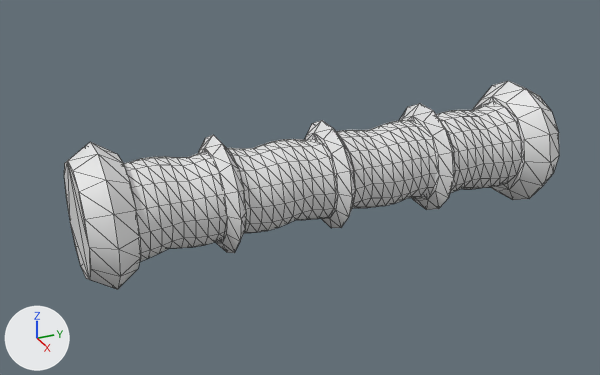
The glTF model godot/assets/waffen/modelle/einhandgriff/t2_4.glb: old version first, new version second.
One viewpoint serves both versions: a 50 mm camera at (0.2208, -0.1063, 0.1077) aimed at (-0.002, -0.006, -0.0037). The lights are fixed; the arrows at lower left show +X, +Y and +Z. The picture after the commit comes second. Mesh edges are drawn as thin lines. Vertices at exactly the same position are counted once.

The older version as bpy lines, for what is in view:
```python
me_einhandgriff_t2_4 = bpy.data.meshes.new('einhandgriff_t2_4')
me_einhandgriff_t2_4.from_pydata(...)  # 812 vertices, 1600 faces; spans x -0.022..0.022, y -0.077..0.082, z -0.021..0.021
# faces by material slot: [1200, 400]
me_einhandgriff_t2_4.materials.append(mat_leder)  # white #e7e7e7
me_einhandgriff_t2_4.materials.append(mat_beschlag)  # white #e7e7e7
ob_einhandgriff_t2_4 = bpy.data.objects.new('einhandgriff_t2_4', me_einhandgriff_t2_4)
ob_einhandgriff_t2_4.location = (0.0, 0.0, 0.0)
```
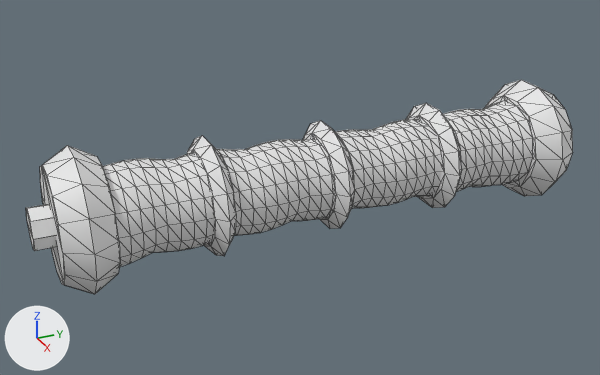
Location of each change, (x1, y1, x2, y2) in pixels of the pictures (600 x 375 px; the box of a moved part takes in the faces that stretch with it):
'einhandgriff_t2_4', reshaped (10% wider): before (64, 81, 559, 289); after (26, 80, 573, 294)
part 1 of me_einhandgriff_t2_4, moved or reshaped: before (199, 135, 246, 253); after (187, 136, 236, 256)
part 2 of me_einhandgriff_t2_4, moved or reshaped: before (64, 142, 141, 289); after (40, 145, 120, 294)
part 3 of me_einhandgriff_t2_4, moved or reshaped: before (472, 81, 559, 200); after (485, 80, 573, 196)
part 4 of me_einhandgriff_t2_4, added: after (26, 204, 57, 251)
part 5 of me_einhandgriff_t2_4, moved or reshaped: before (124, 102, 521, 262); after (103, 101, 533, 267)

The change in detail:
me_einhandgriff_t2_4 is used by ob_einhandgriff_t2_4; location (0.0, 0.0, 0.0).
me_einhandgriff_t2_4 had 812 vertices, 1600 faces and spanned x -0.022..0.022, y -0.077..0.082, z -0.021..0.021.
me_einhandgriff_t2_4 now has 828 vertices, 1628 faces and spans x -0.022..0.022, y -0.09..0.095, z -0.021..0.021.
me_einhandgriff_t2_4 part 1: the loose piece of 42 vertices spanning x -0.019..0.019, y -0.037..-0.031, z -0.018..0.018 is moved by (0.0, -0.003, 0.0).
me_einhandgriff_t2_4 part 2: the loose piece of 42 vertices spanning x -0.022..0.022, y -0.077..-0.063, z -0.021..0.021 is moved by (0.0, -0.006, 0.0).
me_einhandgriff_t2_4 part 3: the loose piece of 42 vertices spanning x -0.021..0.021, y 0.068..0.082, z -0.021..0.021 is moved by (0.0, 0.005, 0.0).
me_einhandgriff_t2_4 part 4: a new loose piece, an 8-sided cylinder along y spanning x -0.007..0.007, y -0.09..0.095, z -0.007..0.007, in mat_beschlag (white #e7e7e7).
me_einhandgriff_t2_4 part 5: 23 vertices moved within x -0.014..0.014, y -0.039..0.065, z -0.014..0.011; 544 vertices removed from x -0.018..0.018, y -0.07..0.075, z -0.018..0.018; 544 vertices added at x -0.018..0.018, y -0.076..0.08, z -0.018..0.018.
